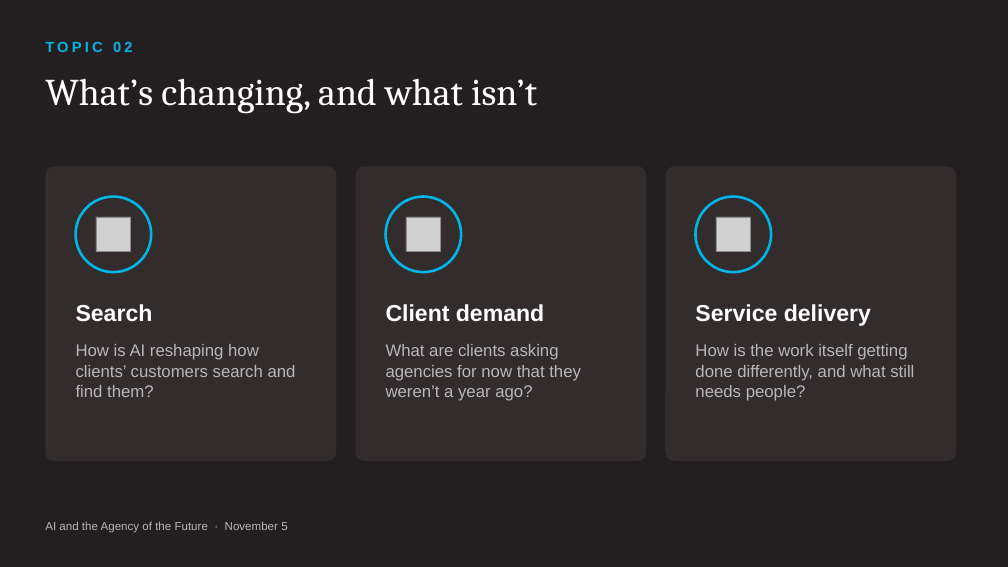
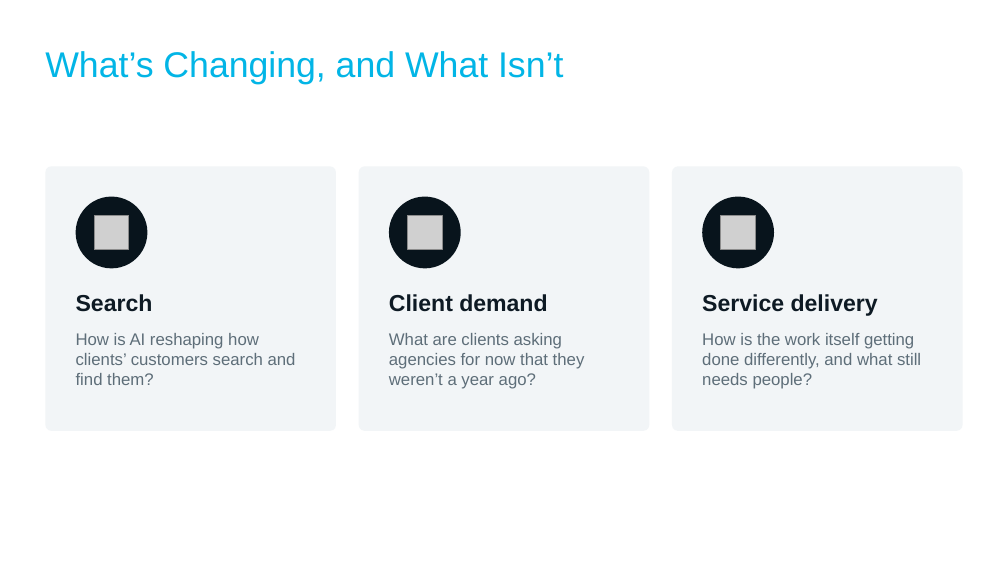
Before and after one commit to ynnahilary/hennessey, a slide deck: slide 8 of webinars/2026-11-05/november_webinar_deck.pptx. Drawn at 1008x567 pixels with LibreOffice and Linux fonts; fonts in the diff are those of the drawing; grey boxes stand for pictures; background and template pictures are left out. Boxes give left, top, right and bottom in pixels: in the first picture for what was removed or moved away, otherwise in the second. Text is boxed around its words. In the diff, an @@ line names an element or a change of style, - is before the commit and + after.

```diff
--- a/webinars/2026-11-05/november_webinar_deck.pptx
+++ b/webinars/2026-11-05/november_webinar_deck.pptx
@@ background #231E1F to picture (left out) @@
@@ title at bbox=[45, 51, 563, 84]: text changed; size 36 to 34 pt; font Cambria to Arial; text colour #FFFFFF to #02B5E6 @@
-What’s changing, and what isn’t
+What’s Changing, and What Isn’t
@@ text removed at bbox=[45, 41, 132, 52] @@
-TOPIC 02
@@ rounded rectangle: place and size @@
-rounded rectangle at bbox=[45, 166, 337, 461]
+rounded rectangle at bbox=[45, 166, 336, 431]
@@ rounded rectangle: place and size @@
-rounded rectangle at bbox=[355, 166, 647, 461]
+rounded rectangle at bbox=[358, 166, 649, 431]
@@ fill #322C2D to #F2F5F7; proportions changed in 3 elements at bbox=[45, 166, 336, 431], bbox=[358, 166, 649, 431], bbox=[672, 166, 963, 431] @@
@@ rounded rectangle: place and size @@
-rounded rectangle at bbox=[665, 166, 957, 461]
+rounded rectangle at bbox=[672, 166, 963, 431]
@@ ellipse: place and size @@
-ellipse at bbox=[76, 197, 151, 272]
+ellipse at bbox=[76, 197, 147, 268]
@@ ellipse: place and size @@
-ellipse at bbox=[386, 197, 461, 272]
+ellipse at bbox=[389, 197, 461, 268]
@@ fill #322C2D to #08141C; outline #02B5E6 2.5 pt to none in 3 elements at bbox=[389, 197, 461, 268], bbox=[76, 197, 147, 268], bbox=[702, 197, 774, 268] @@
@@ ellipse: place and size @@
-ellipse at bbox=[696, 197, 771, 272]
+ellipse at bbox=[702, 197, 774, 268]
@@ picture: place and size @@
-picture at bbox=[716, 217, 751, 252]
+picture at bbox=[721, 216, 756, 250]
@@ text "Search": place and size @@
-text "Search" at bbox=[76, 304, 153, 322]
+text "Search" at bbox=[76, 294, 153, 312]
@@ text "Client demand": place and size @@
-text "Client demand" at bbox=[386, 304, 544, 322]
+text "Client demand" at bbox=[389, 294, 547, 312]
@@ text colour #FFFFFF to #0E1A24 in 3 elements at bbox=[389, 294, 547, 312], bbox=[76, 294, 153, 312], bbox=[702, 294, 878, 316] @@
@@ text "Service delivery": place and size @@
-text "Service delivery" at bbox=[695, 304, 871, 326]
+text "Service delivery" at bbox=[702, 294, 878, 316]
@@ text "How is AI reshaping how ...": place and size @@
-text "How is AI reshaping how ..." at bbox=[76, 344, 296, 397]
+text "How is AI reshaping how ..." at bbox=[76, 333, 296, 385]
@@ text "What are clients asking agencies ...": place and size @@
-text "What are clients asking agencies ..." at bbox=[386, 344, 581, 401]
+text "What are clients asking agencies ..." at bbox=[389, 333, 585, 389]
@@ text colour #B9B6B7 to #5E6E79 in 3 elements at bbox=[389, 333, 585, 389], bbox=[76, 333, 296, 385], bbox=[702, 333, 921, 389] @@
@@ text "How is the work itself ...": place and size @@
-text "How is the work itself ..." at bbox=[695, 344, 914, 401]
+text "How is the work itself ..." at bbox=[702, 333, 921, 389]
@@ text removed at bbox=[45, 521, 287, 533] @@
-AI and the Agency of the Future · November 5
```
Also in this commit, not shown: 13 other slides changed, 4 other files.
